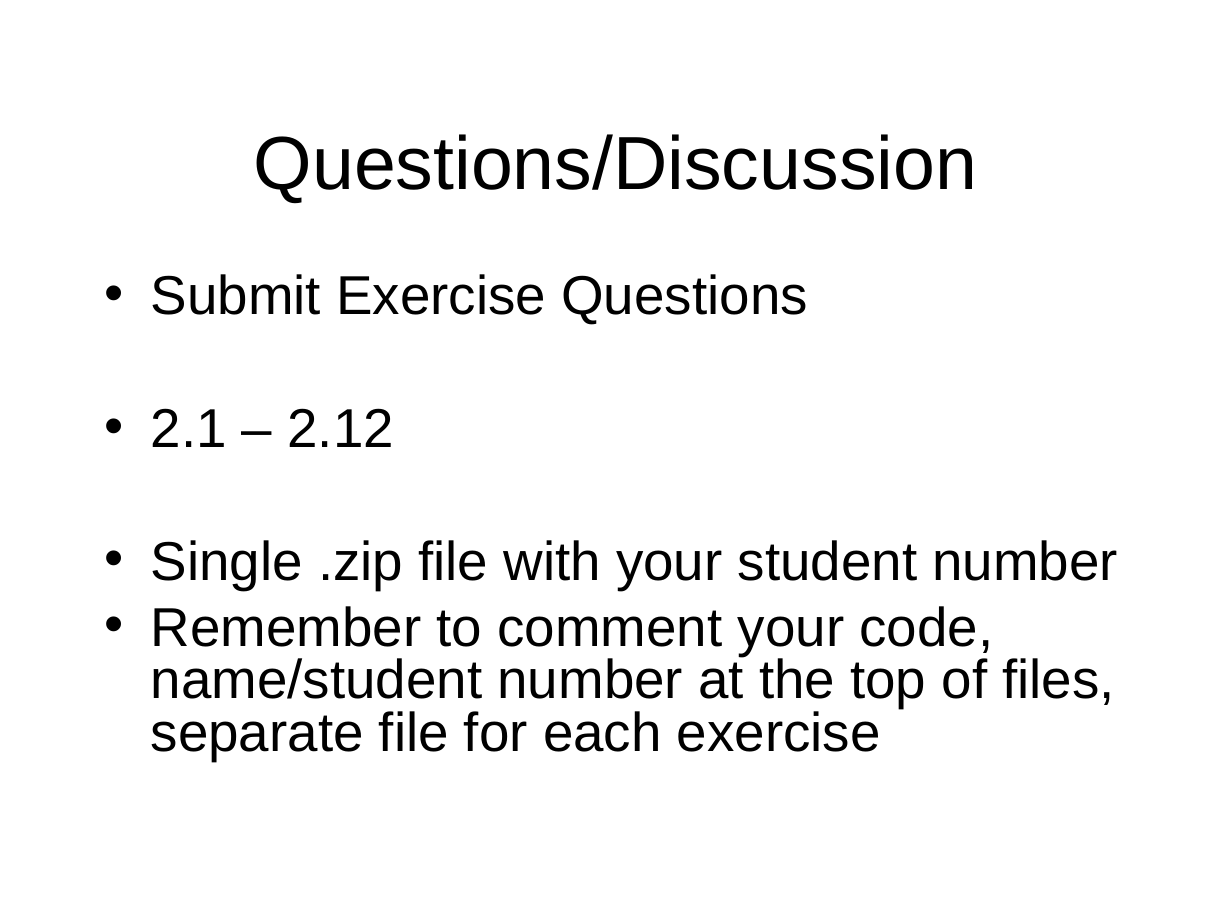
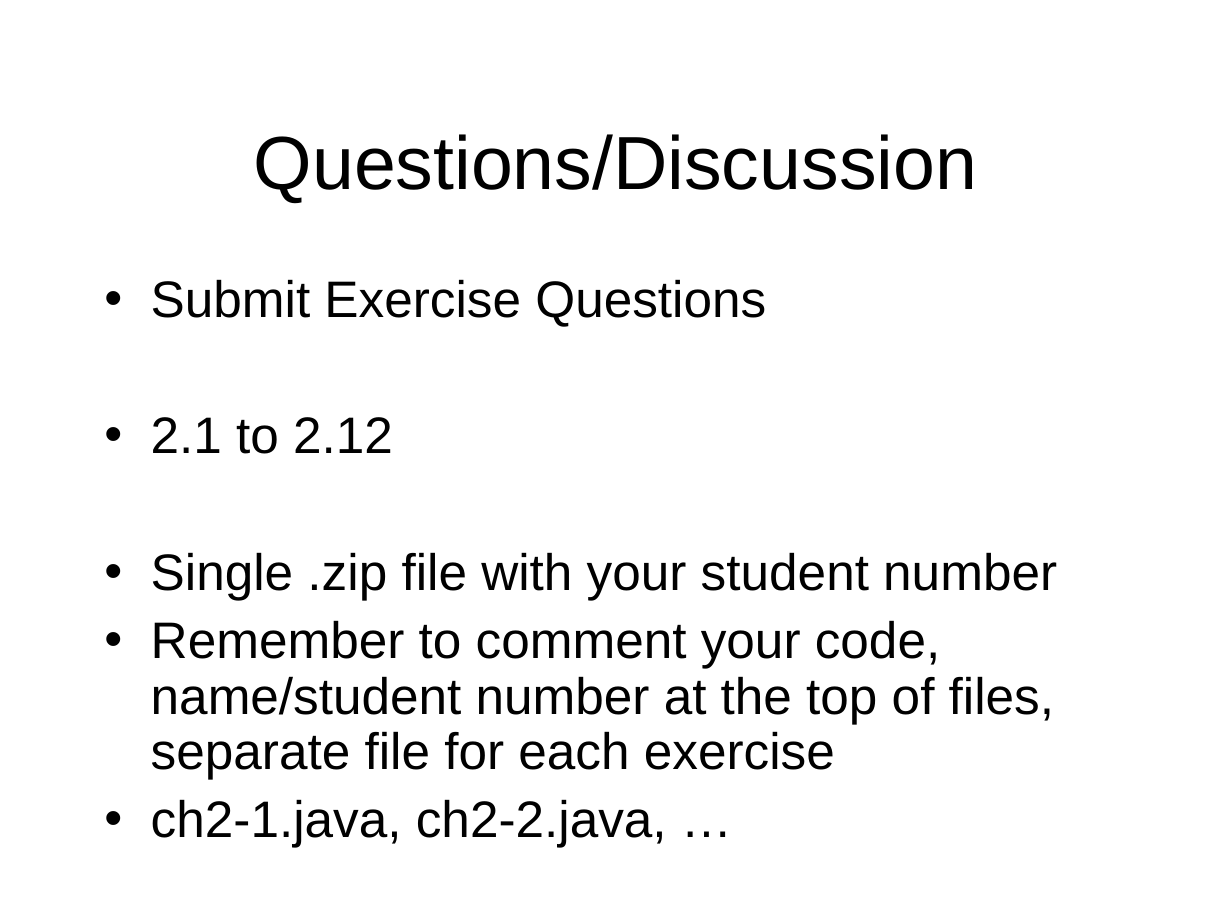
Before and after one commit to octaviordz/zjnu2017.github.io, a slide deck: slide 37 of OOP/lectures/020--Java.Basics.ppt (slide 33 before the commit). Drawn at 1232x924 pixels with LibreOffice and Linux fonts; fonts in the diff are those of the drawing. Boxes give left, top, right and bottom in pixels: in the first picture for what was removed or moved away, otherwise in the second. Text is boxed around its words. In the diff, an @@ line names an element or a change of style, - is before the commit and + after.

```diff
--- a/OOP/lectures/020--Java.Basics.ppt
+++ b/OOP/lectures/020--Java.Basics.ppt
@@ text at box(151, 279, 1057, 779): size 32 to 30 pt in "Submit Exercise Questions", "Single .zip file with your student number", "Remember to comment your code, name/student number ..."; line spacing 0.8 to 0.9 @@
@@ text at box(151, 417, 393, 454): text changed; size 32 to 30 pt @@
-• 2.1 – 2.12
+• 2.1 to 2.12
@@ text at box(151, 799, 667, 847): paragraph added @@
+• ch2-1.java, ch2-2.java, …
```
Also in this commit, not shown: 18 other slides changed, 4 slides added, 5 other files.
